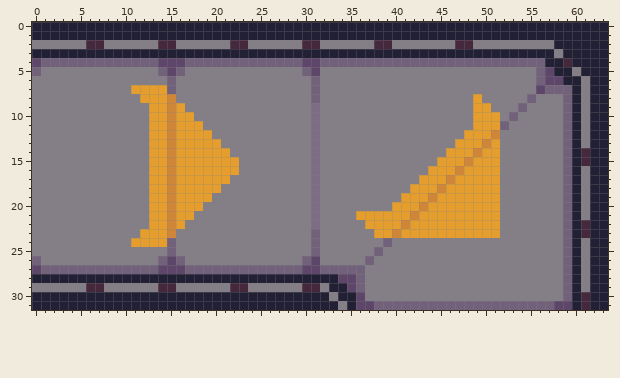
A pixel-art sprite gets an edit: assets/images/spritesheet_belt.png. Above, as it was before the edit.
The file is 64x32 pixels.
Now the later version:
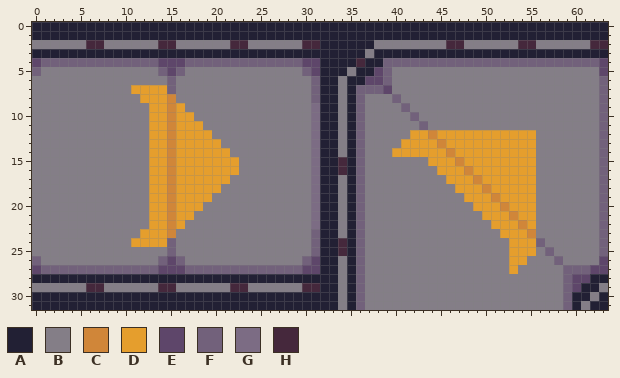
Palette (. is transparent): A #222034  B #847e87  C #d08639  D #e59e2d  E #5e466a  F #72617b  G #7c6c84  H #45283c
Log entry: feat: auto-tiling for belts
Edits made:
Changed rows in their new state; - is an unchanged pixel.
first column x 32:
 2 AAAAAABB------H-B-----HH--BBBBHH
 3 -----B--------------------A-----
 4 AAAAHAA------------------FFFFFFE
 5 AAA-AAEF----------------BBBB-BBE
 6 AA-AAEEF----------------BBBBB-BF
 7 AA-AFFFE----------------BBBBB-BF
 8 AA-AF---F--------B-----B---BB-BF
 9 AA-AF----F-------BB---B----BB-BF
10 AA-AF-----F------BBB-B-----BB-BF
11 AA-AF------F-----BBBB------BB-BF
12 AA-AF-----DDCDDD---DDDDD---BB-BF
13 AA-AF----DDDDCD---D-DDDD---BB-BF
14 AA-AF---DDDDDDC--D--DDDD---BBBBF
15 AAHAF-------D--CD---DDDD---BBBBF
16 AAHAF-------B--DC---DDDD---BB-BF
17 AA-AF------BBBD--C--DDDD---BB-BF
18 AA-AF-----BBBBB---C-DDDD---BB-BF
19 AA-AF----BBBBBBB---CDDDD---BB-BF
20 AA-AF---BBBBBBBBB---CDDD---BB-BF
21 AA-AFBBBBBBBBBBBBB--DCDD---BB-BF
22 AA-AFBBBBBBBBBBBBBB-DDCD---BBBBF
23 AA-AF-BBBBBBBBBBBBBBDDDC---BBBBF
24 AAHAF--B-------------DDDF--BB-BF
25 AAHAF-B--------------DDD-F-BB-BF
26 AA-AFB---------------DD---FBB-BE
27 AABA-----------------D------FFEE
28 --BA------------------------EE--
29 A-BA------------------------EA-B
30 -AB-F------------------------AB-
31 ----FBBBBBBBBBBBBBBBBBBBBBBF-B--
